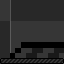
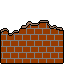
Before/after of a 64×64 layered artwork. What changed in the layer stack:
showed group "Группа 3 копия" (2 layers) over [0, 20, 64, 64]
added layer "Тень" above "Дно" over [0, 57, 64, 64]
hid "Слой 2" over [0, 0, 64, 64]
